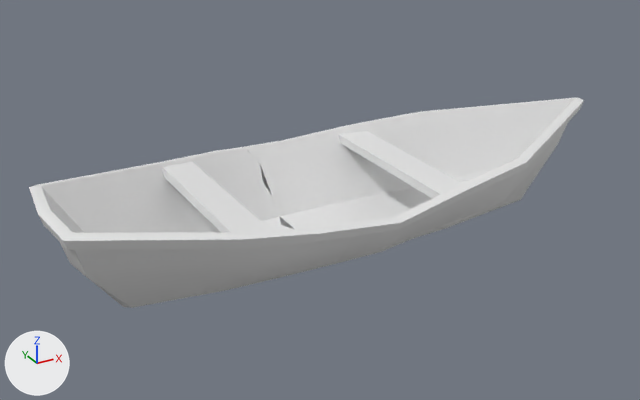
The FBX model FantasmasMamoré_Main/Assets/3D Meshes/MDL_Barco.fbx: old version first, new version second.
Rendered twice from a camera (50 mm lens) standing at (-0.1271, -0.1958, 0.1309) and looking at (-0.0087, 0.0194, 0.0233). Every picture has the same lights, and +X, +Y and +Z are marked at lower left. Materials are left out; every surface is plain grey. Where no turn or scale is listed for an object, it has been applied to the vertices.

In view in the first picture: 'group2_pCube4', 'pCube6'.
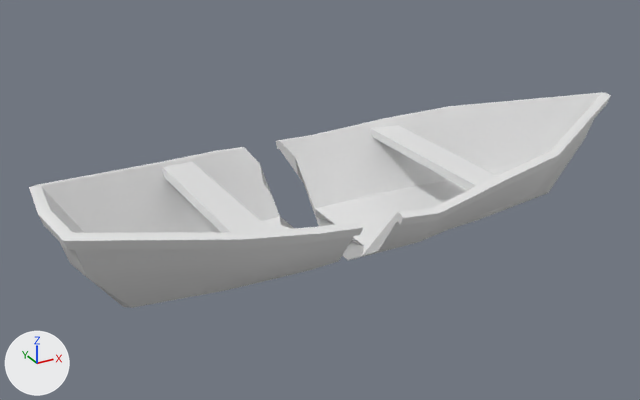
Location of each change, [x1, y1, x2, y2] in pixels of the pictures (640 x 400 px):
'pCube6', moved: before [244, 98, 583, 269]; after [276, 92, 611, 260]

Patch to the scene script:
```diff
--- a/FantasmasMamoré_Main/Assets/3D Meshes/MDL_Barco.fbx.py
+++ b/FantasmasMamoré_Main/Assets/3D Meshes/MDL_Barco.fbx.py
@@ ob_pcube6 @@
 ob_pcube6 = bpy.data.objects.new('pCube6', me_mesh)
-ob_pcube6.location = (0.0334, 0.0131, 0.0254)
+ob_pcube6.location = (0.0457, 0.0131, 0.0254)
```
